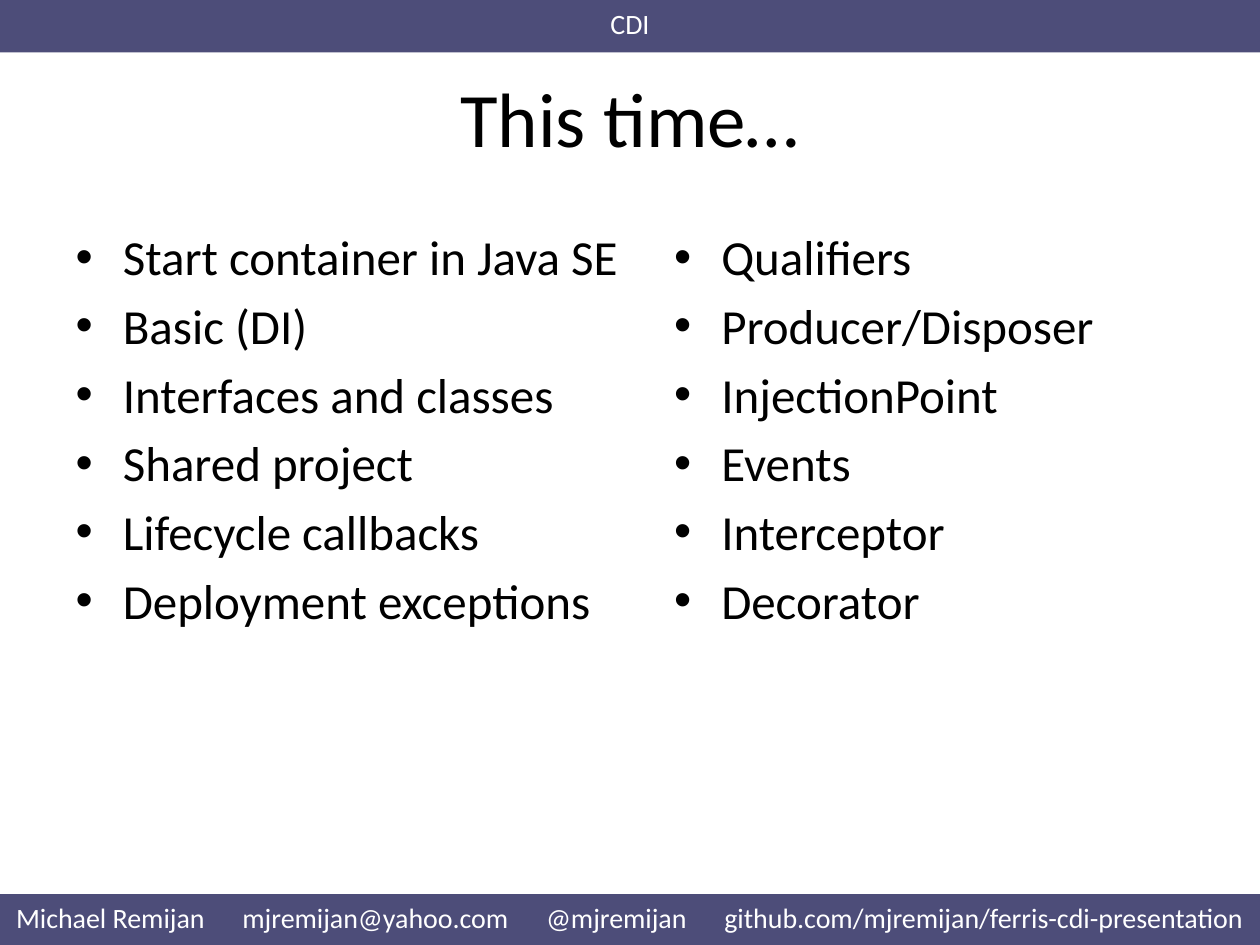
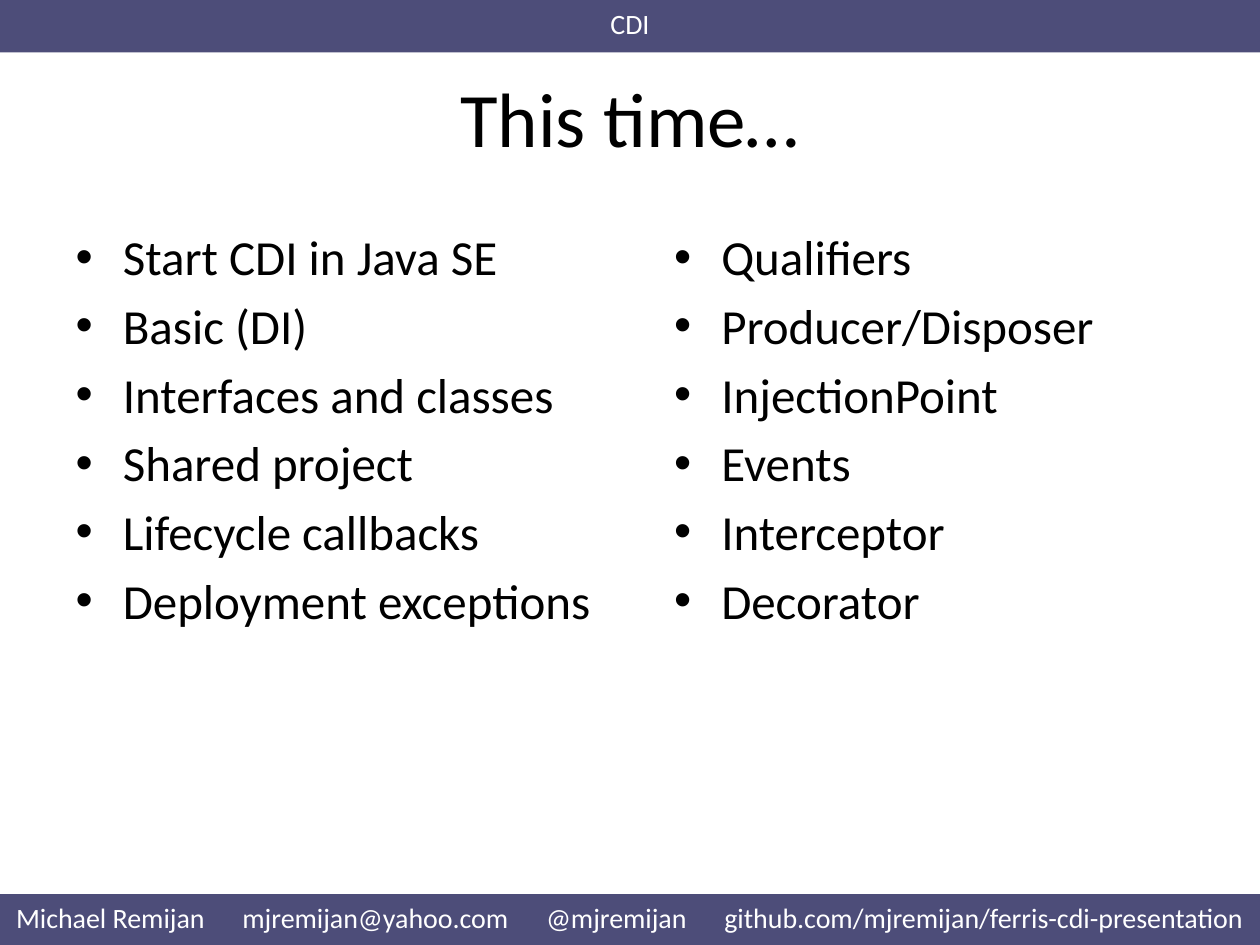
Before and after one commit to mjremijan/ferris-cdi-presentation, a slide deck: slide 10 of Presentation.pptx. Drawn at 1260x945 pixels with LibreOffice and Linux fonts; fonts in the diff are those of the drawing. Boxes give left, top, right and bottom in pixels: in the first picture for what was removed or moved away, otherwise in the second. Text is boxed around its words. In the diff, an @@ line names an element or a change of style, - is before the commit and + after.

```diff
--- a/Presentation.pptx
+++ b/Presentation.pptx
@@ text at bbox=[123, 241, 497, 276]: text changed @@
-• Start container in Java SE
+• Start CDI in Java SE
```
Also in this commit, not shown: 4 other slides changed, 10 other files.
